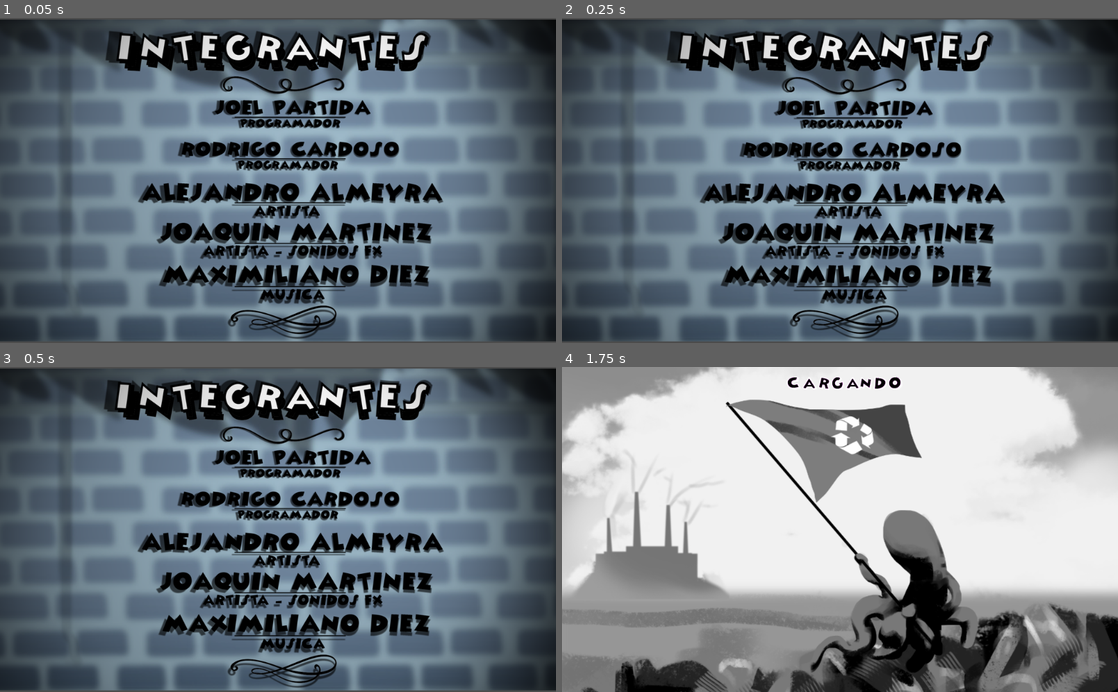
Above: before the commit, frames 1-4 (two rows, left to right).
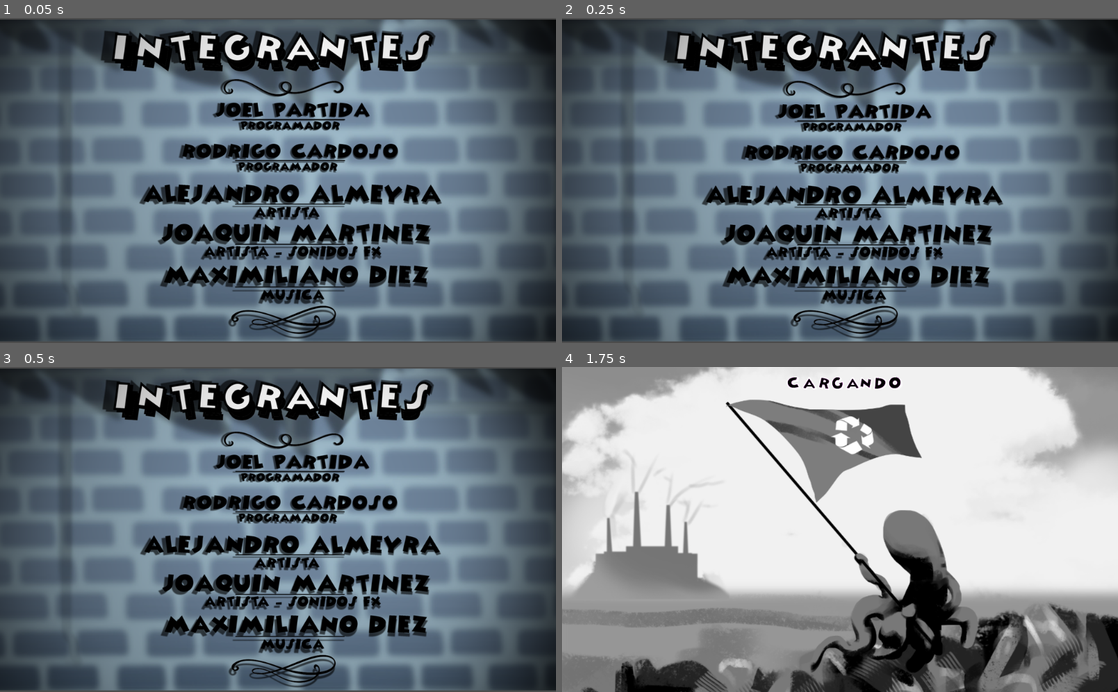
Above: after the commit, the same moments.

Repository: caburet/greenpulpinc
Game: Godot game, scene res://scenes/Creditos.tscn
Two runs of this game, one before a commit and one after it. Both use one fixed random seed, a clock stepped at 60 frames per second and the inputs below. This scene is started directly instead of the project's main scene. Sound files missing from this copy of the repository are replaced by a short silence.
Inputs (mouse positions are in pixels of both pictures, inside the frame that each line leads up to):
- Up to frame 1 (0.05 s): no input
- Up to frame 2 (0.25 s): no input
- Up to frame 3 (0.5 s): no input
- Up to frame 4 (1.75 s): move the mouse to (840, 536) at 0.52 s; click (840, 536) at 0.67 s; move the mouse to (845, 649) at 1.27 s; click (845, 649) at 1.42 s

The runs differ from the first frame. In frame 1, 9.6% of the frame differs, in the area x 18-80%, y 3-98%; in frame 2, 11%; in frame 3, 11%, in the area x 18-80%, y 3-99%; in frame 4, nothing differs.

Commit message:
arreglos

Diff:
--- a/scenes/Creditos.tscn
+++ b/scenes/Creditos.tscn
@@ -40,7 +40,7 @@
 [node name="AnimatedSprite" type="AnimatedSprite" parent="."]
 position = Vector2( 511.93, 299.998 )
 frames = SubResource( 1 )
-frame = 7
+frame = 17
 playing = true
 
 [node name="Area2D" type="Area2D" parent="."]
Not shown, changed: export_presets.cfg
